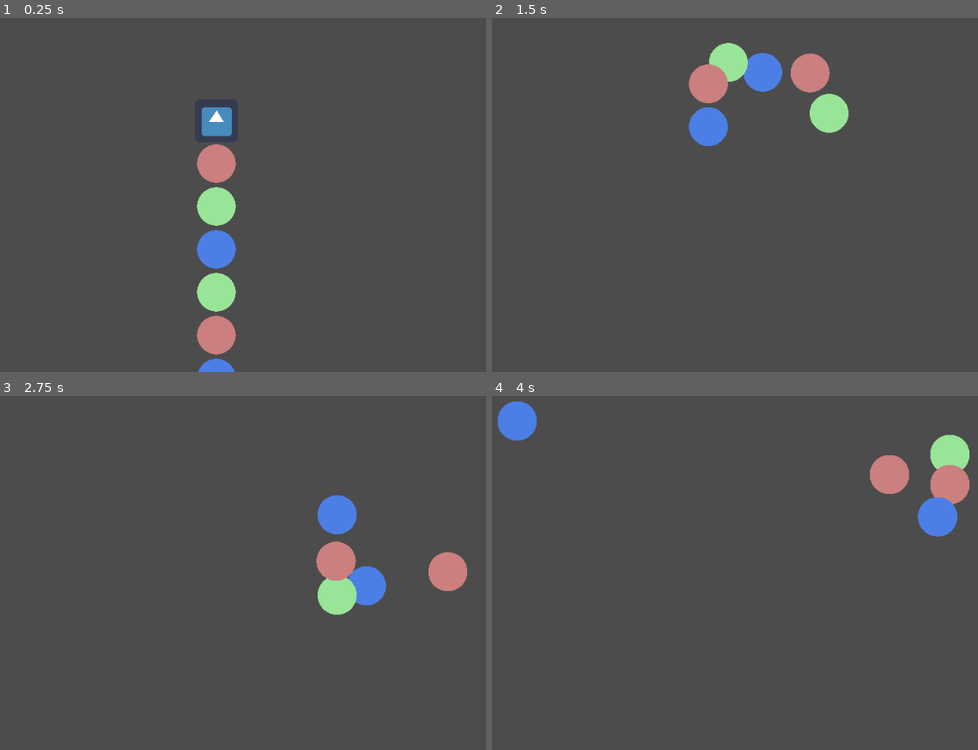
Above: before the commit, frames 1-4 (two rows, left to right).
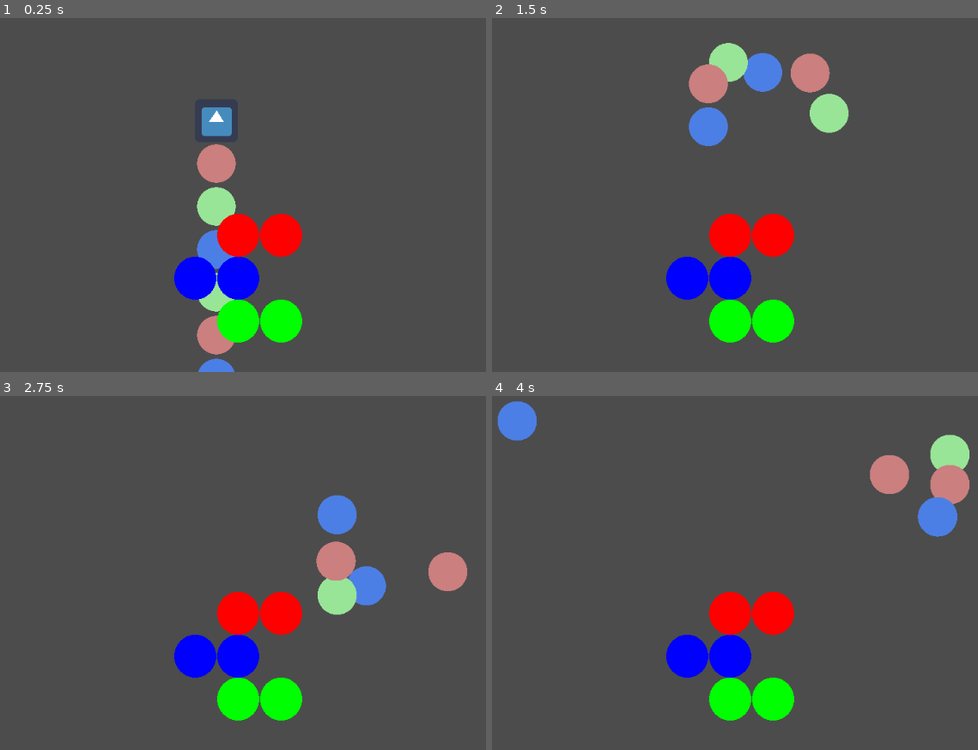
Above: after the commit, the same moments.

Repository: CatOnMars/UndeadCell
Game: Godot game, scene res://Main.tscn
Two runs of this game, one before a commit and one after it. Both use one fixed random seed, a clock stepped at 60 frames per second and the inputs below. The engine's default icon, where the game draws it, is replaced by a stand-in: a white triangle on a blue panel in a dark square.
Inputs:
- Up to frame 1 (0.25 s): no input
- Up to frame 2 (1.5 s): hold Right (move_right) 0.53-1.28 s; tap Space (shoot) at 0.6 s; hold Down (move_down) from 1.28 s (still down); tap Shift (swap) at 1.35 s
- Up to frame 3 (2.75 s): release Down (move_down) at 2.03 s; hold Right (move_right) from 2.03 s (still down); tap Space (shoot) at 2.1 s
- Up to frame 4 (4 s): release Right (move_right) at 2.78 s; hold Up (move_up) 2.78-3.53 s; tap Shift (swap) at 2.85 s; hold Left (move_left) from 3.53 s (still down); tap Space (shoot) at 3.6 s

The runs differ from the first frame. In frame 1, 5.1% of the frame differs, in the area x 35-63%, y 55-92%; in frame 2, 5.0%; in frame 3, 5.0%; in frame 4, 5.0%.

Commit message:
Add Level tilemap

Diff:
--- /dev/null
+++ b/Level1.tscn
@@ -0,0 +1,8 @@
+[gd_scene load_steps=2 format=2]
+
+[ext_resource path="res://cellTiles.tres" type="TileSet" id=1]
+
+[node name="Level" type="TileMap"]
+tile_set = ExtResource( 1 )
+format = 1
+tile_data = PoolIntArray( 65536, 2, 0, 65537, 2, 0, 196607, 1, 0, 131072, 1, 0, 196608, 0, 0, 196609, 0, 0 )
--- a/Main.tscn
+++ b/Main.tscn
@@ -1,6 +1,7 @@
-[gd_scene load_steps=2 format=2]
+[gd_scene load_steps=3 format=2]
 
 [ext_resource path="res://player.tscn" type="PackedScene" id=1]
+[ext_resource path="res://Level1.tscn" type="PackedScene" id=2]
 
 [node name="Node2D" type="Node2D"]
 
@@ -8,3 +9,5 @@
 
 [node name="Camera2D" type="Camera2D" parent="."]
 current = true
+
+[node name="Level1" parent="." instance=ExtResource( 2 )]
--- /dev/null
+++ b/cellTiles.tres
@@ -0,0 +1,49 @@
+[gd_resource type="TileSet" load_steps=4 format=2]
+
+[ext_resource path="res://Level/blue.png" type="Texture" id=1]
+[ext_resource path="res://Level/green.png" type="Texture" id=2]
+[ext_resource path="res://Level/red.png" type="Texture" id=3]
+
+[resource]
+0/name = "green.png 0"
+0/texture = ExtResource( 2 )
+0/tex_offset = Vector2( 0, 0 )
+0/modulate = Color( 1, 1, 1, 1 )
+0/region = Rect2( 0, 0, 64, 64 )
+0/tile_mode = 0
+0/occluder_offset = Vector2( 0, 0 )
+0/navigation_offset = Vector2( 0, 0 )
+0/shape_offset = Vector2( 0, 0 )
+0/shape_transform = Transform2D( 1, 0, 0, 1, 0, 0 )
+0/shape_one_way = false
+0/shape_one_way_margin = 0.0
+0/shapes = [  ]
+0/z_index = 0
+1/name = "blue.png 1"
+1/texture = ExtResource( 1 )
+1/tex_offset = Vector2( 0, 0 )
+1/modulate = Color( 1, 1, 1, 1 )
+1/region = Rect2( 0, 0, 64, 64 )
+1/tile_mode = 0
+1/occluder_offset = Vector2( 0, 0 )
+1/navigation_offset = Vector2( 0, 0 )
+1/shape_offset = Vector2( 0, 0 )
+1/shape_transform = Transform2D( 1, 0, 0, 1, 0, 0 )
+1/shape_one_way = false
+1/shape_one_way_margin = 0.0
+1/shapes = [  ]
+1/z_index = 0
+2/name = "red.png 2"
+2/texture = ExtResource( 3 )
+2/tex_offset = Vector2( 0, 0 )
+2/modulate = Color( 1, 1, 1, 1 )
+2/region = Rect2( 0, 0, 64, 64 )
+2/tile_mode = 0
+2/occluder_offset = Vector2( 0, 0 )
+2/navigation_offset = Vector2( 0, 0 )
+2/shape_offset = Vector2( 0, 0 )
+2/shape_transform = Transform2D( 1, 0, 0, 1, 0, 0 )
+2/shape_one_way = false
+2/shape_one_way_margin = 0.0
+2/shapes = [  ]
+2/z_index = 0
Binary file added: Level/blue.png
Not shown, added: Level/blue.png.import
Binary file added: Level/green.png
Not shown, added: Level/green.png.import
Binary file added: Level/red.png
Not shown, added: Level/red.png.import
